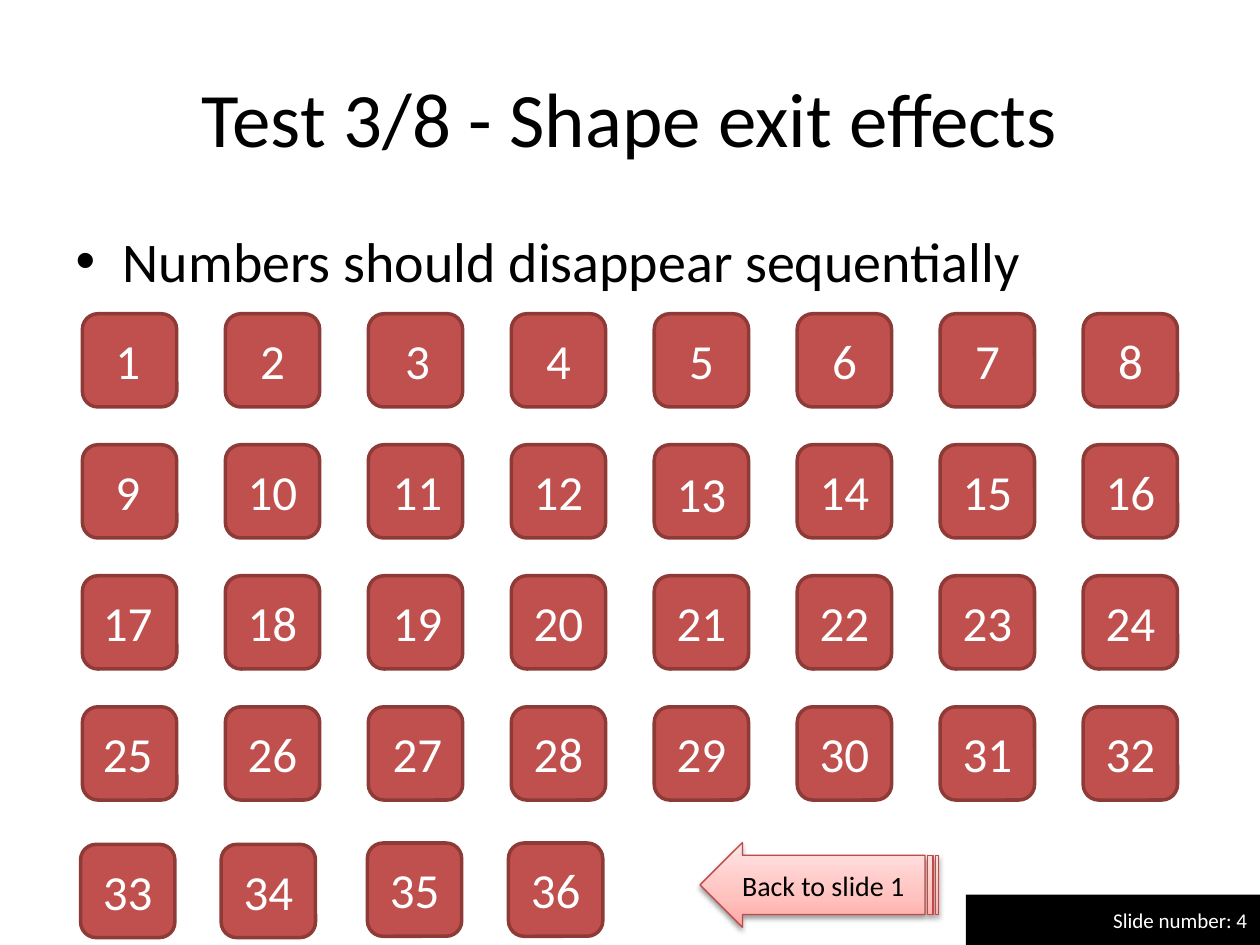
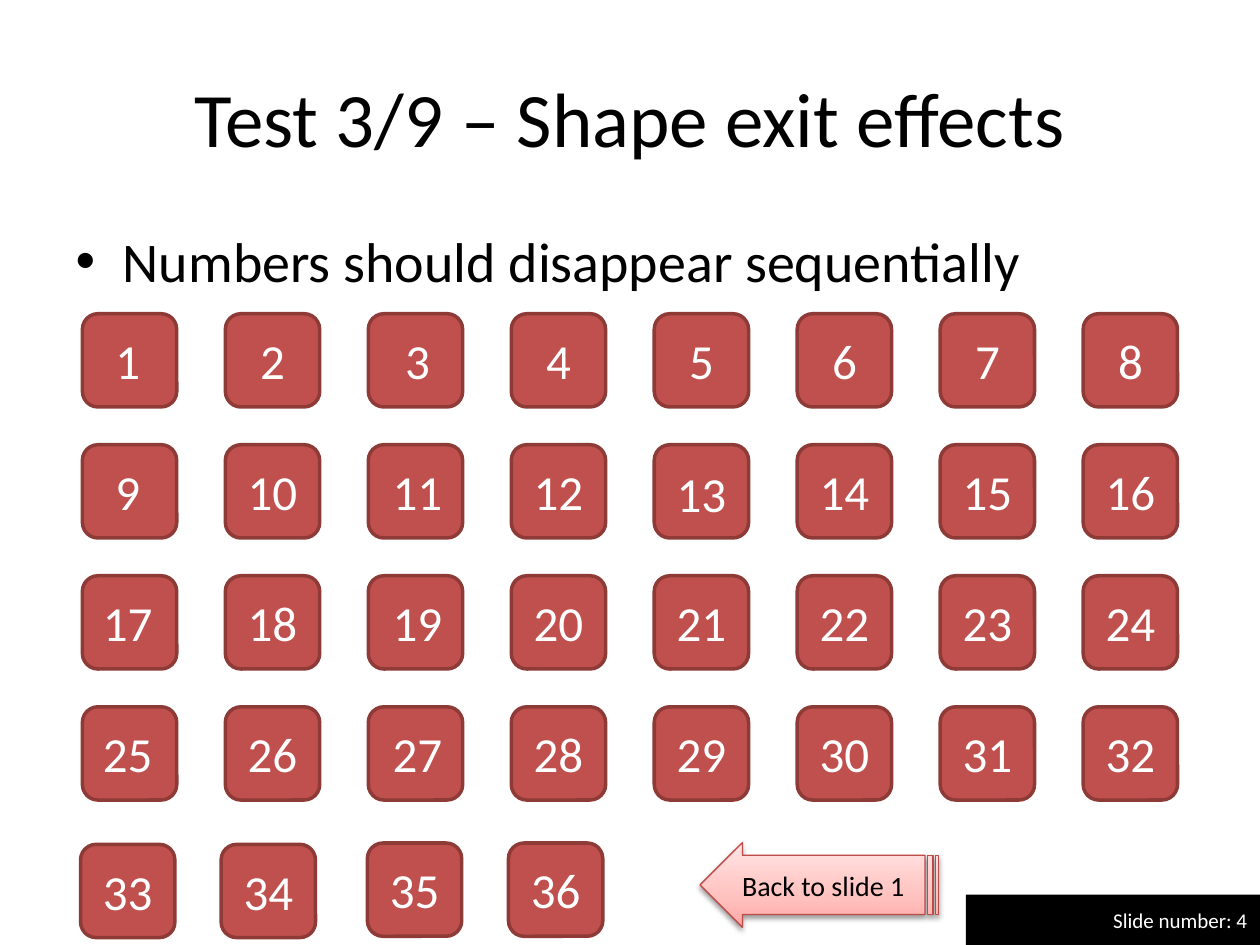
Before and after one commit to maxonthegit/PPspliT, a slide deck: slide 4 of src/PPT12+/PPspliT.pptm. Drawn at 1260x945 pixels with LibreOffice and Linux fonts; fonts in the diff are those of the drawing. Boxes give left, top, right and bottom in pixels: in the first picture for what was removed or moved away, otherwise in the second. Text is boxed around its words. In the diff, an @@ line names an element or a change of style, - is before the commit and + after.

```diff
--- a/src/PPT12+/PPspliT.pptm
+++ b/src/PPT12+/PPspliT.pptm
@@ title at bbox=[195, 93, 1064, 160]: text changed @@
-Test 3/8 - Shape exit effects
+Test 3/9 – Shape exit effects
```
Also in this commit, not shown: 11 other slides changed, 2 slides added.
